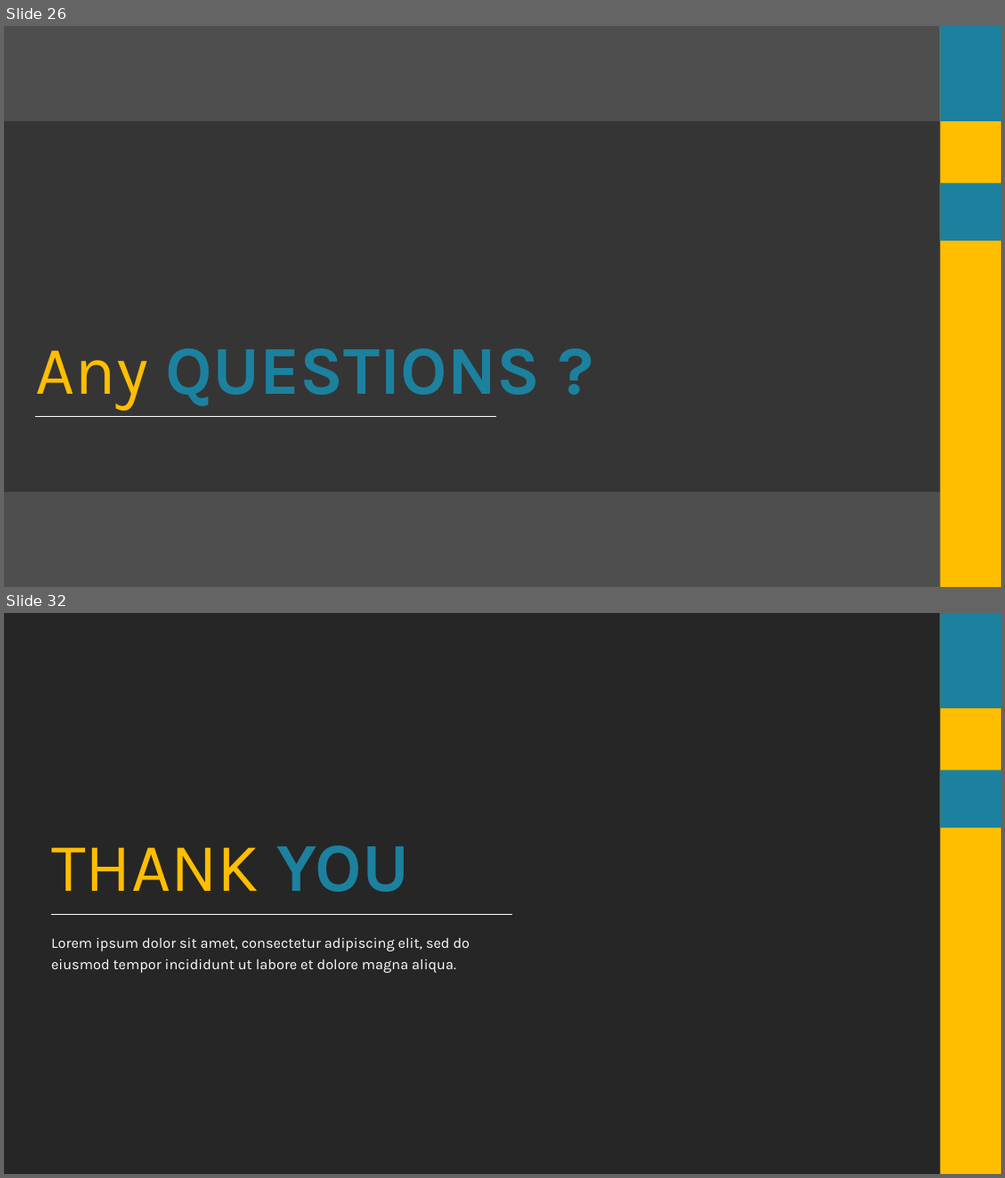
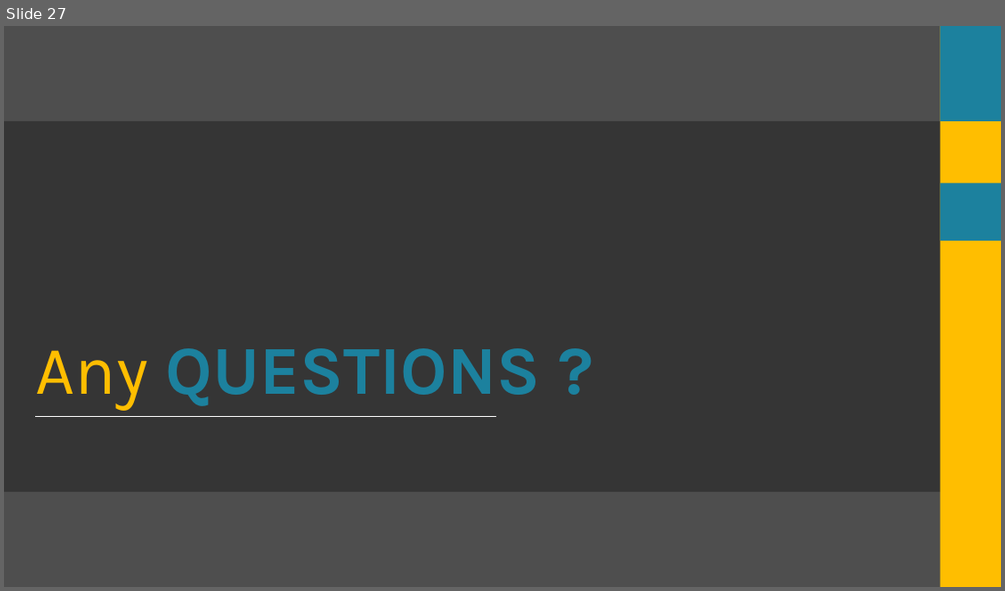
Before and after one commit to datascience-mobi/group-04-project-1-4, a slide deck: Project proposal_presentation_V1.pptx. Shown one above the other, each under a label of ours: slides 26 and 32 before the commit, slide 27 after it; the slides between them are not shown. The pictures are 1005x1178 and 1005x591 pixels, drawn with LibreOffice and Linux fonts; fonts in the diff are those of the drawing; background and template pictures are left out; a plain dark background stands for a picture behind light text. Boxes give left, top, right and bottom in pixels: in the first picture for what was removed or moved away, otherwise in the second. Text is boxed around its words. In the diff, an @@ line names an element or a change of style, - is before the commit and + after.

```diff
--- a/Project proposal_presentation_V1.pptx
+++ b/Project proposal_presentation_V1.pptx
@@ slide 32 removed at [4, 613, 1001, 1174], background picture (left out) @@
@@ rounded rectangle removed at [4, 613, 1001, 1174] @@
@@ rectangle removed at [940, 613, 1001, 1174] @@
@@ rectangle removed at [940, 613, 1001, 708] @@
@@ rounded rectangle removed at [4, 708, 1001, 1078] @@
@@ rectangle removed at [940, 770, 1001, 827] @@
@@ text removed at [51, 845, 409, 892] @@
-THANK YOU
@@ line removed from (51, 914) to (512, 914) @@
@@ text removed at [51, 938, 470, 973] @@
-Lorem ipsum dolor sit amet, consectetur adipiscing elit, sed do eiusmod tempor incididunt ut labore et dolore magna aliqua.
@@ what was slide 26 is now slide 27 @@
```
Also in this commit, not shown: 10 slides changed, 1 slide added.
